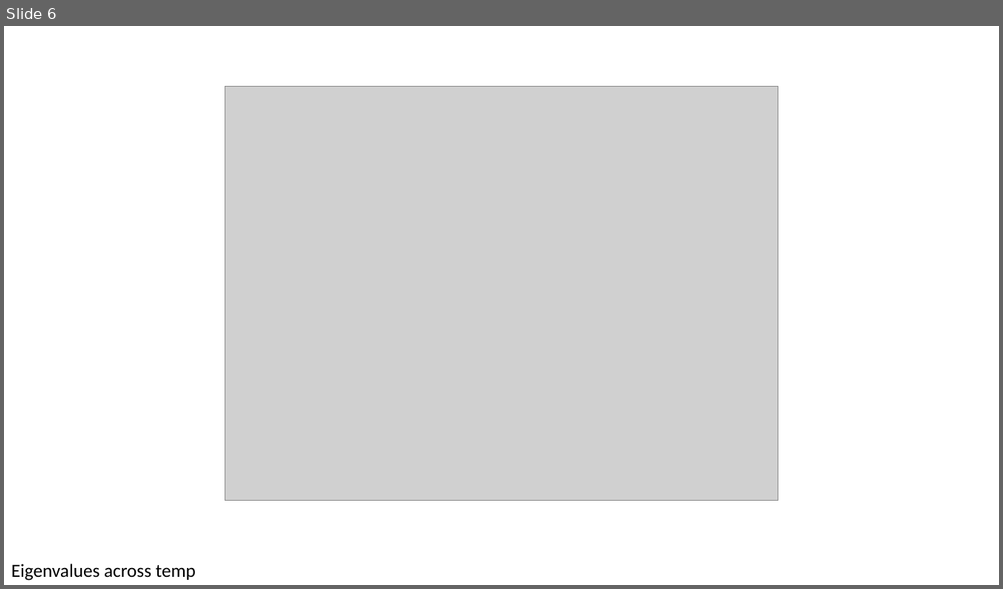
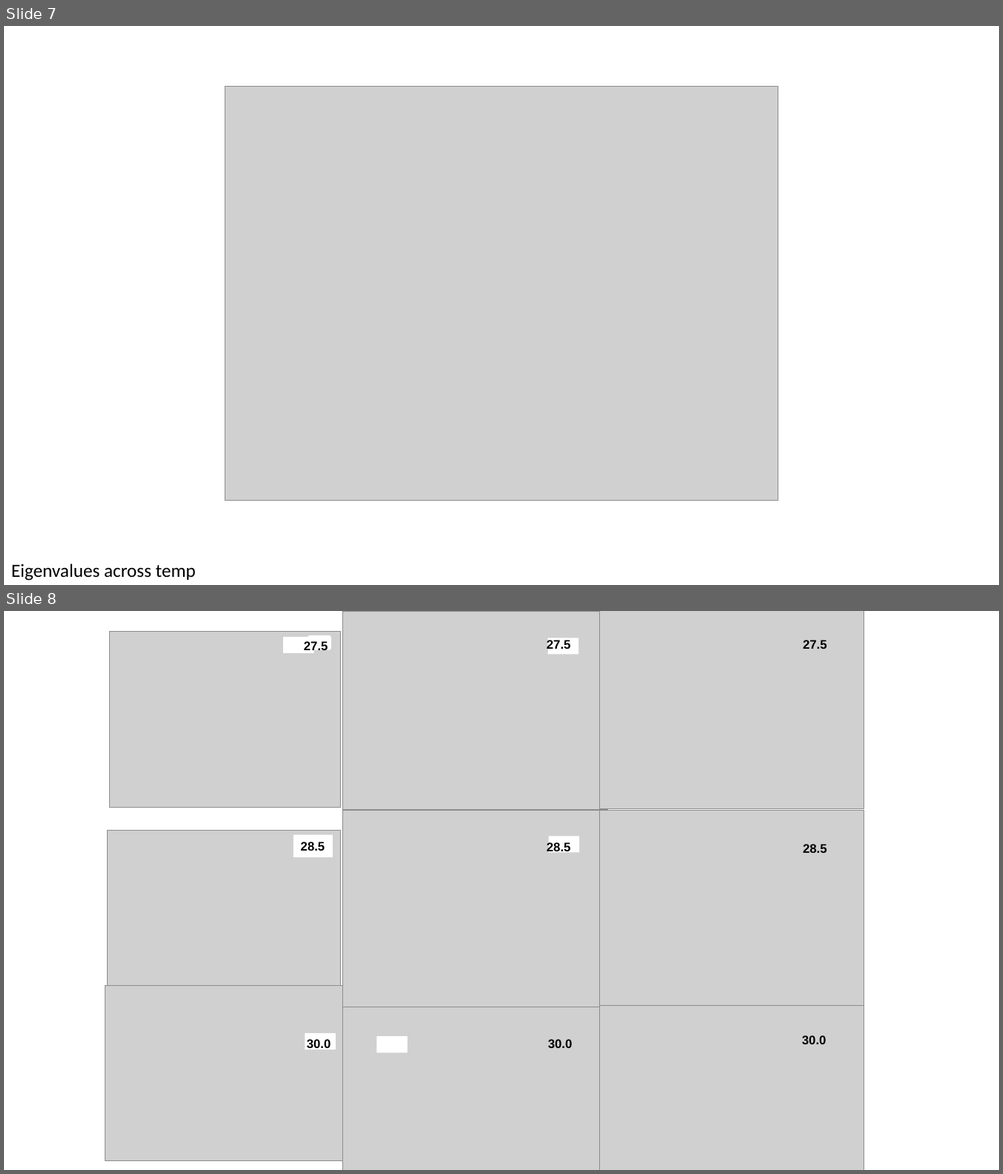
Before and after one commit to charlotteamw/AdaptiveGeneralist, a slide deck: InitialTemperaturePlots.pptx. Shown one above the other, each under a label of ours: slide 6 before the commit, slides 7 and 8 after it. The pictures are 1003x589 and 1003x1174 pixels, drawn with LibreOffice and Linux fonts; fonts in the diff are those of the drawing; grey boxes stand for pictures. Boxes give left, top, right and bottom in pixels: in the first picture for what was removed or moved away, otherwise in the second. Text is boxed around its words. In the diff, an @@ line names an element or a change of style, - is before the commit and + after.

```diff
--- a/InitialTemperaturePlots.pptx
+++ b/InitialTemperaturePlots.pptx
@@ slide 8 added at (4, 611, 999, 1170), background #FFFFFF @@
@@ picture added at (109, 632, 341, 808) @@
@@ picture added at (343, 612, 608, 810) @@
@@ picture added at (600, 611, 865, 809) @@
@@ rectangle added at (283, 637, 313, 653), fill #FFFFFF @@
@@ text added at (304, 641, 328, 651), 12 pt, text #000000, bold @@
+27.5
@@ rounded rectangle added at (307, 635, 331, 650), fill #FFFFFF @@
@@ text added at (546, 639, 571, 652), 12 pt, text #000000, bold @@
+27.5
@@ rectangle added at (548, 638, 578, 654), fill #FFFFFF @@
@@ text added at (802, 640, 827, 649), 12 pt, text #000000, bold @@
+27.5
@@ picture added at (343, 810, 608, 1008) @@
@@ picture added at (600, 810, 865, 1008) @@
@@ picture added at (108, 830, 341, 1007) @@
@@ rectangle added at (293, 834, 333, 857), fill #FFFFFF, 12 pt, text #000000, bold @@
+28.5
@@ text added at (546, 841, 571, 852), 12 pt, text #000000, bold @@
+28.5
@@ rectangle added at (549, 836, 579, 853), fill #FFFFFF @@
@@ text added at (802, 844, 827, 853), 12 pt, text #000000, bold @@
+28.5
@@ picture added at (105, 985, 343, 1162) @@
@@ picture added at (343, 1007, 608, 1170) @@
@@ picture added at (600, 1005, 865, 1170) @@
@@ rectangle added at (304, 1034, 336, 1050), fill #FFFFFF @@
@@ text added at (307, 1039, 331, 1048), 12 pt, text #000000, bold @@
+30.0
@@ rectangle added at (376, 1037, 407, 1054), fill #FFFFFF @@
@@ text added at (548, 1039, 572, 1048), 12 pt, text #000000, bold @@
+30.0
@@ text added at (802, 1036, 826, 1045), 12 pt, text #000000, bold @@
+30.0
@@ what was slide 6 is now slide 7 @@
```
Also in this commit, not shown: 1 other slide added, 56 other files.
